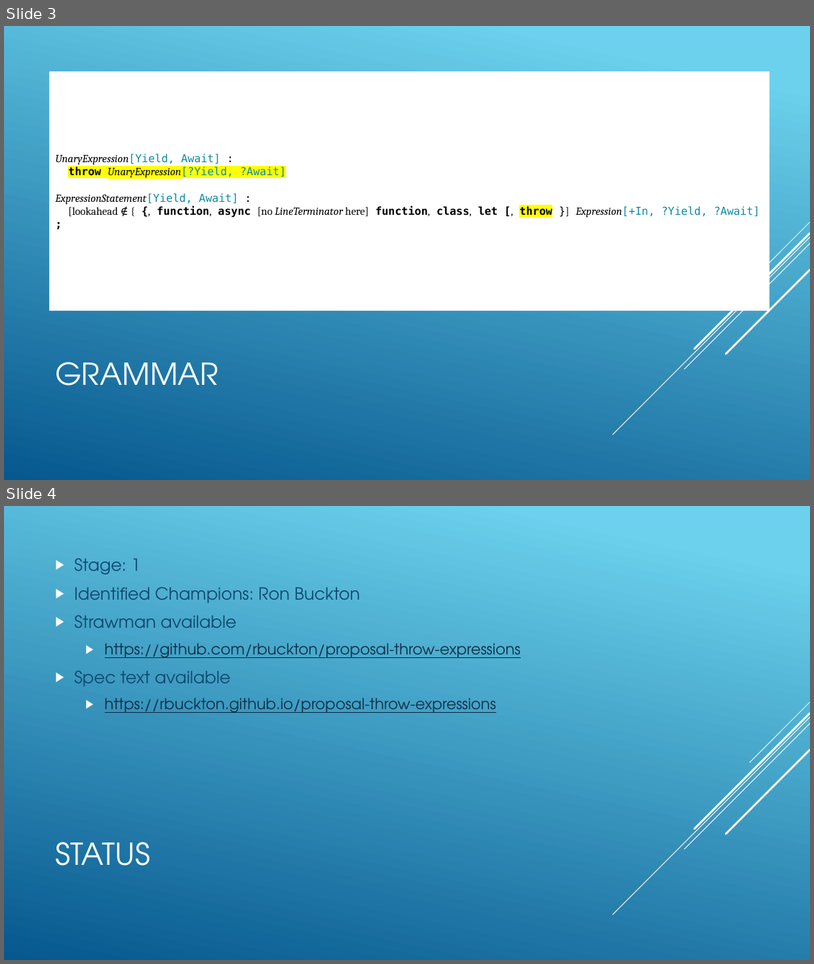
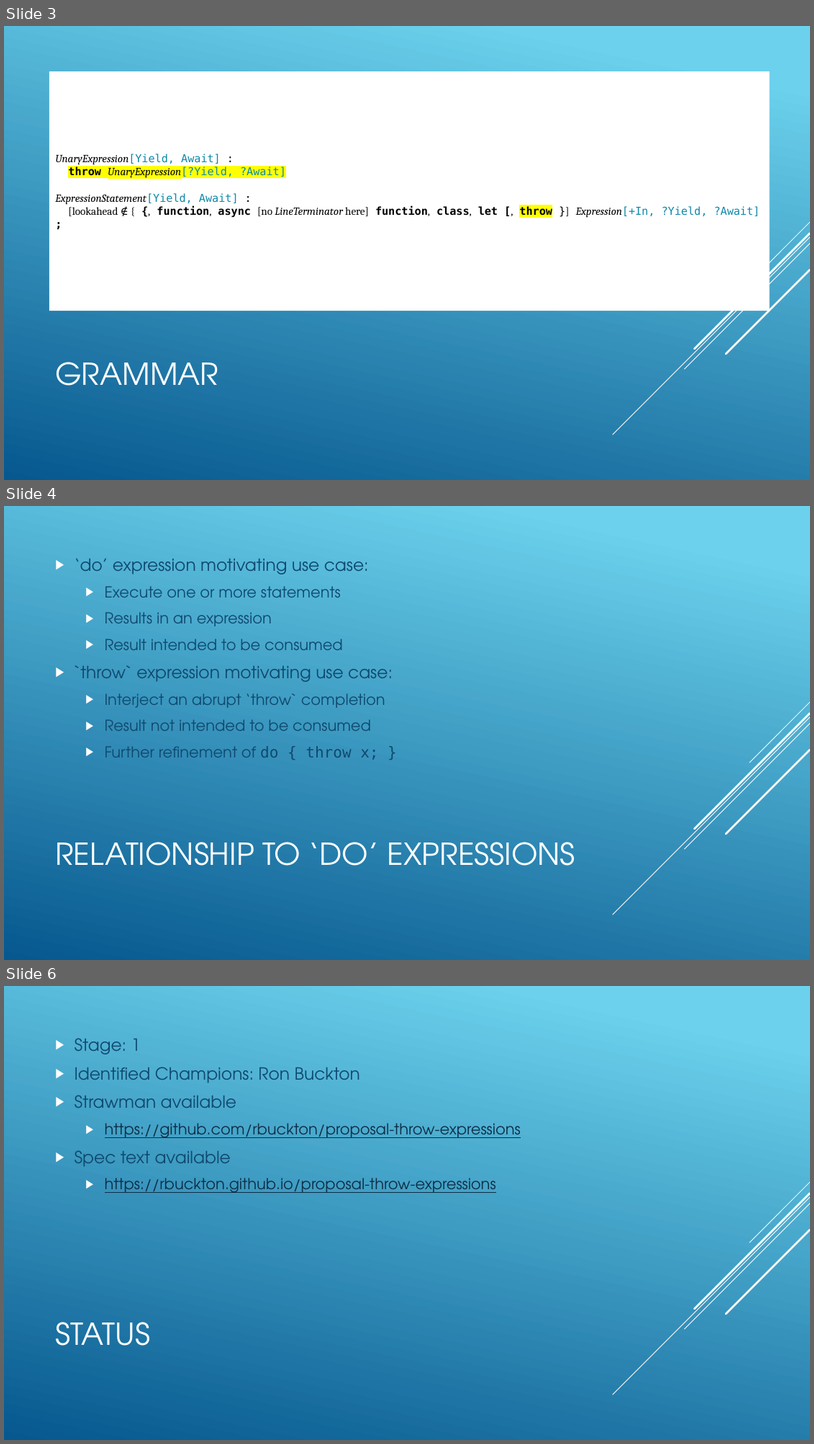
Before and after one commit to tc39/proposal-throw-expressions, a slide deck: src/ThrowExpressions-tc39.pptx. Shown one above the other, each under a label of ours: slides 3 and 4 before the commit, slides 3, 4 and 6 after it; the slides between them are not shown. The pictures are 814x964 and 814x1444 pixels, drawn with LibreOffice and Linux fonts; fonts in the diff are those of the drawing. Boxes give left, top, right and bottom in pixels: in the first picture for what was removed or moved away, otherwise in the second. Text is boxed around its words. In the diff, an @@ line names an element or a change of style, - is before the commit and + after.

Commit message:
Added slides

```diff
--- a/src/ThrowExpressions-tc39.pptx
+++ b/src/ThrowExpressions-tc39.pptx
@@ slide 4 added at box(4, 506, 810, 960), background gradient #6ED2EB to #06588E; not listed: 5 template elements that a slide beside it also shows @@
@@ text added at box(75, 559, 393, 759), 18 pt, text #0F496F @@
+▶ ‘do’ expression motivating use case:
+  ▶ Execute one or more statements
+  ▶ Results in an expression
+  ▶ Result intended to be consumed
+▶ `throw` expression motivating use case:
+  ▶ Interject an abrupt ‘throw` completion
+  ▶ Result not intended to be consumed
+  ▶ Further refinement of do { throw x; }
@@ title added at box(55, 842, 576, 865), 36 pt, text #FFFFFF @@
+RELATIONSHIP TO ‘DO’ EXPRESSIONS
@@ what was slide 4 is now slide 6 @@
```
Also in this commit, not shown: 1 other slide added, 1 other file.
